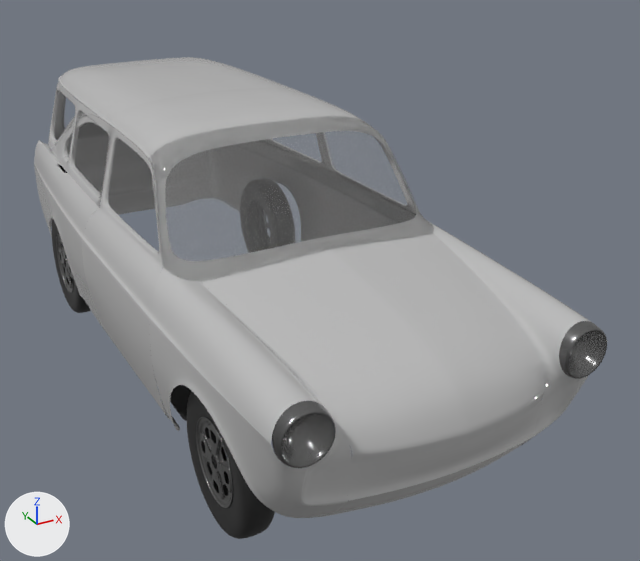
An edit to the glTF model public/volkswagen-type3.glb, drawn before and after from the same camera.
Rendered twice from a 50 mm lens placed at (-1.8, -4.17, 1.71), pointed at (0.31, -0.34, -0.21). Every picture has the same lights, and +X, +Y and +Z are marked at lower left.

Names of what the first picture shows: 'Cylinder.001', 'bonnet', 'boot_square', 'chassis', 'door_right', 'front_fascia', 'front_wing', 'headlight_lens', 'headlight_ring', 'rear_fascia', 'rear_windows_square', 'rear_wing', 'roof_skin_fastback', 'roof_skin_square', 'tyre', 'windscreen'.
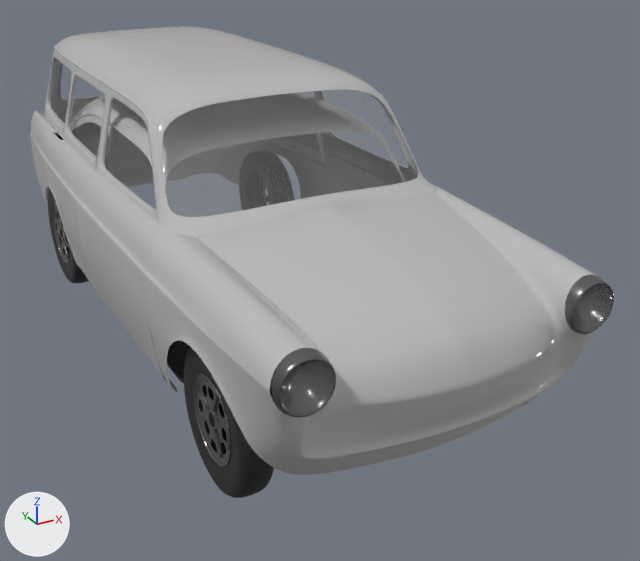
Scene script edits in JSON lines:
```json
{"op": "add", "block": "me_cylinder_006", "code": ["me_cylinder_006 = bpy.data.meshes.new('Cylinder.006')", "me_cylinder_006.from_pydata(...)  # 1088 vertices, 2048 faces; spans x -0.734..-0.591, y 0.745..1.395, z -0.735..-0.085", "me_cylinder_006.materials.append(mat_chassis)  # black #202020"]}
{"op": "add", "block": "me_cylinder_009", "code": ["me_cylinder_009 = bpy.data.meshes.new('Cylinder.009')", "me_cylinder_009.from_pydata(...)  # 2720 vertices, 5216 faces; spans x -0.731..-0.716, y 0.881..1.259, z -0.6..-0.221", "me_cylinder_009.materials.append(mat_chrome)  # grey #7f7f7f"]}
{"op": "add", "block": "me_cylinder_001", "code": ["me_cylinder_001 = bpy.data.meshes.new('Cylinder.001')", "me_cylinder_001.from_pydata(...)  # 1088 vertices, 2048 faces; spans x -0.734..-0.591, y -1.655..-1.005, z -0.735..-0.085", "me_cylinder_001.materials.append(mat_chassis)  # black #202020"]}
{"op": "add", "block": "me_cylinder_007", "code": ["me_cylinder_007 = bpy.data.meshes.new('Cylinder.007')", "me_cylinder_007.from_pydata(...)  # 2720 vertices, 5216 faces; spans x -0.731..-0.716, y -1.519..-1.141, z -0.6..-0.221", "me_cylinder_007.materials.append(mat_chrome)  # grey #7f7f7f"]}
{"op": "remove", "block": "ob_cylinder_001", "code": ["ob_cylinder_001 = bpy.data.objects.new('Cylinder.001', me_cylinder_004)", "ob_cylinder_001.location = (0.0, 0.0, 0.0)"]}
{"op": "set", "path": "ob_bonnet.location", "old": "(0.0, 0.0, 0.0)", "new": "(0.0, 0.0, 0.2)"}
{"op": "set", "path": "ob_chassis.location", "old": "(0.0, 0.0, 0.0)", "new": "(0.0, 0.0, 0.2)"}
{"op": "set", "path": "ob_door_left.location", "old": "(0.725, -0.725, 0.0)", "new": "(0.725, -0.725, 0.2)"}
{"op": "set", "path": "ob_front_wing.location", "old": "(0.0, 0.0, 0.0)", "new": "(0.0, 0.0, 0.2)"}
{"op": "set", "path": "ob_headlight_ring.location", "old": "(0.0, 0.0, 0.0)", "new": "(0.0, 0.0, 0.2)"}
{"op": "set", "path": "ob_rear_wing.location", "old": "(0.0, 0.0, 0.0)", "new": "(0.0, 0.0, 0.2)"}
{"op": "set", "path": "ob_headlight_lens.location", "old": "(0.0, 0.0, 0.0)", "new": "(0.0, 0.0, 0.2)"}
{"op": "set", "path": "ob_front_fascia.location", "old": "(0.0, 0.0, 0.0)", "new": "(0.0, 0.0, 0.2)"}
{"op": "set", "path": "ob_rear_fascia.location", "old": "(0.0, 0.0, 0.0)", "new": "(0.0, 0.0, 0.2)"}
{"op": "remove", "block": "ob_tyre", "code": ["ob_tyre = bpy.data.objects.new('tyre', me_cylinder_003)", "ob_tyre.location = (0.0, 0.0, 0.0)"]}
{"op": "set", "path": "ob_windscreen.location", "old": "(0.0, 0.0, 0.0)", "new": "(0.0, 0.0, 0.2)"}
{"op": "set", "path": "ob_door_right.location", "old": "(-0.725, -0.725, 0.0)", "new": "(-0.725, -0.725, 0.2)"}
{"op": "set", "path": "ob_roof_skin_square.location", "old": "(0.0, 0.0, 0.0)", "new": "(0.0, 0.0, 0.2)"}
{"op": "set", "path": "ob_boot_square.location", "old": "(0.0, 0.0, 0.0)", "new": "(0.0, 0.0, 0.2)"}
{"op": "set", "path": "ob_rear_windows_square.location", "old": "(0.0, 0.0, 0.0)", "new": "(0.0, 0.0, 0.2)"}
{"op": "add", "block": "ob_tyre_rr", "code": ["ob_tyre_rr = bpy.data.objects.new('tyre_rr', me_cylinder_006)", "ob_tyre_rr.location = (0.0, 0.0, 0.2)"]}
{"op": "add", "block": "ob_rim_rr_2litre", "code": ["ob_rim_rr_2litre = bpy.data.objects.new('rim_rr_2litre', me_cylinder_009)", "ob_rim_rr_2litre.location = (0.0, 0.0, 0.2)"]}
{"op": "add", "block": "ob_tyre_fr", "code": ["ob_tyre_fr = bpy.data.objects.new('tyre_fr', me_cylinder_001)", "ob_tyre_fr.location = (0.0, 0.0, 0.2)"]}
{"op": "add", "block": "ob_rim_fr_2litre", "code": ["ob_rim_fr_2litre = bpy.data.objects.new('rim_fr_2litre', me_cylinder_007)", "ob_rim_fr_2litre.location = (0.0, 0.0, 0.2)"]}
```

Boxes [x1, y1, x2, y2] around the edits, measured in the pictures (640 x 561 px):
```json
{"object": "bonnet", "change": "moved", "before": [202, 234, 545, 463], "after": [199, 194, 550, 414]}
{"object": "front_wing", "change": "moved", "before": [149, 221, 591, 518], "after": [145, 184, 597, 475]}
{"object": "windscreen", "change": "moved", "before": [165, 131, 416, 261], "after": [162, 90, 418, 217]}
{"object": "roof_skin_square", "change": "moved", "before": [58, 57, 434, 282], "after": [54, 27, 436, 237]}
{"object": "front_fascia", "change": "moved", "before": [327, 401, 541, 516], "after": [327, 356, 547, 473]}
{"object": "door_right", "change": "moved", "before": [82, 128, 165, 413], "after": [78, 88, 162, 375]}
{"object": "headlight_lens", "change": "moved", "before": [282, 331, 606, 466], "after": [281, 285, 612, 415]}
{"object": "rear_wing", "change": "moved", "before": [34, 140, 260, 328], "after": [30, 111, 99, 294]}
{"object": "tyre", "change": "deleted", "before": [52, 219, 275, 539], "on screen": "black"}
{"object": "tyre_fr", "change": "added", "after": [184, 347, 274, 498], "on screen": "black"}
{"object": "headlight_ring", "change": "moved", "before": [272, 321, 607, 468], "after": [271, 274, 614, 418]}
{"object": "rear_windows_square", "change": "moved", "before": [48, 81, 323, 208], "after": [44, 49, 109, 171]}
{"object": "rear_fascia", "change": "moved", "before": [80, 162, 155, 216], "after": [91, 145, 153, 187]}
{"object": "Cylinder.001", "change": "deleted", "before": [56, 233, 233, 508]}
{"object": "boot_square", "change": "moved", "before": [55, 92, 138, 171], "after": [51, 59, 101, 134]}
{"object": "rim_fr_2litre", "change": "added", "after": [193, 373, 231, 467]}
{"object": "chassis", "change": "moved", "before": [149, 277, 284, 441], "after": [145, 278, 278, 399]}
{"object": "tyre_rr", "change": "added", "after": [48, 189, 89, 283], "on screen": "black"}
{"object": "rim_rr_2litre", "change": "added", "after": [52, 202, 70, 263]}
{"object": "roof_skin_fastback", "change": "unchanged, covered by the edit", "before": [50, 88, 333, 276], "after": [71, 92, 300, 227]}
```
